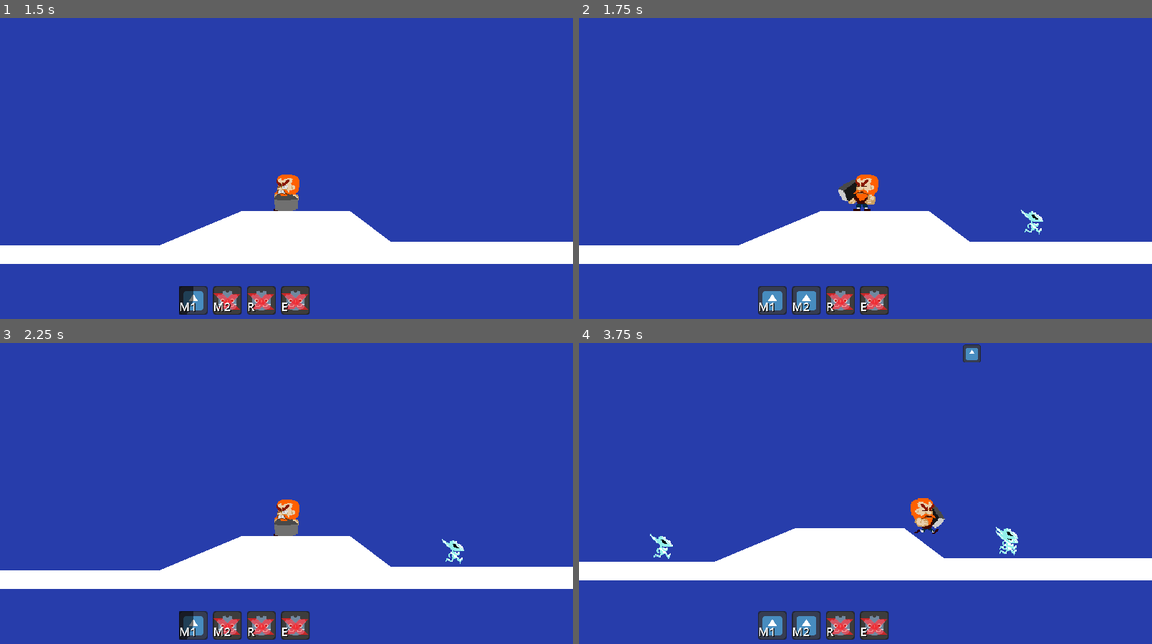
Above: before the commit, frames 1-4 (two rows, left to right).
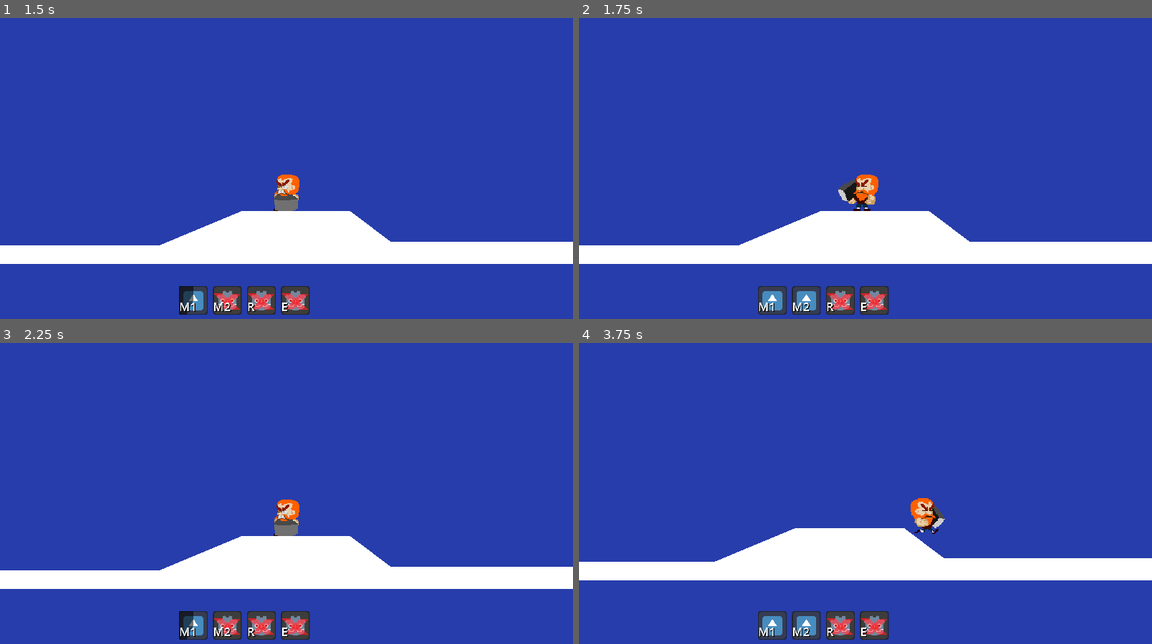
Above: after the commit, the same moments.

Repository: simonoNilssono/godot-project-thor
Game: Godot game, scene res://Scenes/main.tscn
Two runs of this game, one before a commit and one after it. Both use one fixed random seed, a clock stepped at 60 frames per second and the inputs below. The engine's default icon, where the game draws it, is replaced by a stand-in: a white triangle on a blue panel in a dark square.
Inputs (mouse positions are in pixels of both pictures, inside the frame that each line leads up to):
- Up to frame 1 (1.5 s): click "Play Game" at 0.5 s; click "M1" at 1.25 s
- Up to frame 2 (1.75 s): no input
- Up to frame 3 (2.25 s): click "M2" at 2 s
- Up to frame 4 (3.75 s): move the mouse to (991, 487) at 2.77 s; hold Q (test) 2.78-3.53 s; hold D (Right) from 2.78 s (still down); tap W (Up) at 3.02 s; move the mouse to (750, 520) at 3.52 s; tap E (HoverHammer) at 3.6 s

Frame 1 is identical in both runs. In frame 2, 0.1% of the frame differs, in the area x 77-81%, y 63-72%; in frame 3, 0.1%; in frame 4, 0.5%, in the area x 12-77%, y 0-72%.
Error before the commit: Invalid access to property or key 'position' on a base object of type 'null instance'. (res://Scripts/enemy.gd:37)

Commit message:
added fly 2 hammer functionality by pressing q, checks in _physicsprocess and applies new physics to fly towards hammer. Meaning the game checks every 60th of a second if the player is flying. inefficient, WIP

Diff:
--- a/Scripts/global.gd
+++ b/Scripts/global.gd
@@ -4,3 +4,4 @@
 signal startThrow
 signal hammerReturned
 signal hover
+signal flying2Hammer
--- a/Scripts/hammer.gd
+++ b/Scripts/hammer.gd
@@ -10,7 +10,7 @@
 enum State {Swung, Thrown, Returning, Hover}
 var current_state : State
 var player : Node2D
-
+var playerFlying = false
 @onready var animated_sprite_2d: AnimatedSprite2D = $AnimatedSprite2D
 
 # Called when the node enters the scene tree for the first time.
@@ -19,7 +19,7 @@
 	Global.startSwing.connect(_on_swing_timer_start)
 	Global.startThrow.connect(_on_throw_timer_start)
 	Global.hover.connect(_on_hover)
-
+	Global.flying2Hammer.connect(_on_fly2Hammer)
 
 # Called every frame. 'delta' is the elapsed time since the previous frame.
 func _physics_process(delta: float) -> void:
@@ -93,6 +93,11 @@
 func _on_throw_timer_timeout() -> void:
 	current_state = State.Returning
 
+#player is flying 2 hammer
+func _on_fly2Hammer() -> void:
+	playerFlying = true
+
+
 #Detect collisions
 func _on_body_entered(body: Node2D) -> void:
 	if body.is_in_group("Enemies"):
@@ -106,3 +111,7 @@
 	#if hammer returned, delete instance
 	if body.is_in_group("Player") and current_state == State.Returning:
 		Global.hammerReturned.emit()
+
+	#if hammer collides with flying player
+	if body.is_in_group("Player") and playerFlying == true :
+		Global.hammerReturned.emit()
--- a/Scripts/lvl_1.gd
+++ b/Scripts/lvl_1.gd
@@ -16,8 +16,8 @@
 	ground.polygon = groundCollision.polygon
 
 	Input.mouse_mode = Input.MOUSE_MODE_CONFINED
-	$SpawnTimer.start()
-	$SpawnBird.start()
+	#$SpawnTimer.start()
+	#$SpawnBird.start()
 
 # single input events handled here
 func _input(event):
--- a/Scripts/player.gd
+++ b/Scripts/player.gd
@@ -11,9 +11,11 @@
 
 var hammer : Node2D
 var hammerLess = false
+var flying = false
 
 func _ready():
 	Global.hammerReturned.connect(_on_hammer_returned)
+	Global.flying2Hammer.connect(_on_fly2Hammer)
 
 # single input events handled here
 func _input(event: InputEvent) -> void:
@@ -32,7 +34,8 @@
 
 	#FOR testing do not press q
 	if event.is_action_pressed("test") and hammerLess == true:
-		fly2Hammer()
+		Global.flying2Hammer.emit()
+
 # physics dependent events here
 func _physics_process(delta: float) -> void:
 	# Get the input direction/axis
@@ -59,14 +62,19 @@
 
 #Accel/deccel depending on input or no input
 func accelOrDeccel(inputAxis, delta) -> void:
-	if inputAxis != 0:
-		velocity.x = move_toward(velocity.x,SPEED*inputAxis, ACCELERATION*delta)
+	if flying == false:
+		if inputAxis != 0:
+			velocity.x = move_toward(velocity.x,SPEED*inputAxis, ACCELERATION*delta)
+		else:
+			velocity.x = move_toward(velocity.x, 0, FRICTION*delta)
+
 	else:
-		velocity.x = move_toward(velocity.x, 0, FRICTION*delta)
+		var flyDirection = global_position.direction_to(hammer.position)
+		velocity = flyDirection * (SPEED*15)
 
 #Gravity
 func addGravity(delta:float)-> void:
-	if not is_on_floor():
+	if not is_on_floor() and flying == false:
 		velocity += get_gravity() * delta
 
 #High or short jump depending on if key is held
@@ -78,12 +86,13 @@
 			velocity.y = JUMP_VELOCITY /2
 
 #testtestesteste
-func fly2Hammer() -> void:
+func _on_fly2Hammer() -> void:
 		#set_physics_process(false)
 		#while hammerLess == true:
-		var direction = global_position.direction_to(hammer.position)
-		velocity = direction * 300
-		move_and_slide()
+		flying = true
+		#var flyDirection = global_position.direction_to(hammer.position)
+		#velocity = flyDirection * SPEED
+		#move_and_slide()
 		#set_physics_process(true)
 
 
@@ -135,6 +144,8 @@
 	$ThrowCooldown.start()
 	hammer.queue_free()
 	hammerLess = false
+	flying = false
+	velocity.y = 0
 
 #------ANIMATIONS-------#
 
